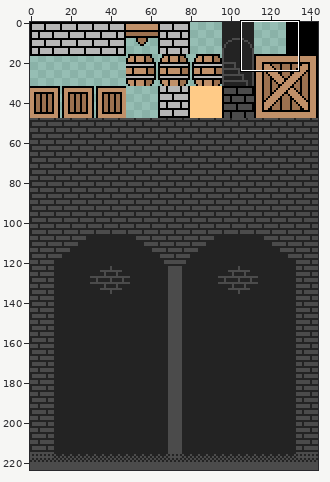
Edited in one commit: sprite sheet (Assets/Tileset/Tileset_Normal.png). Above, an overview of the earlier version with the close-up marked.
Close-up. First the earlier version:
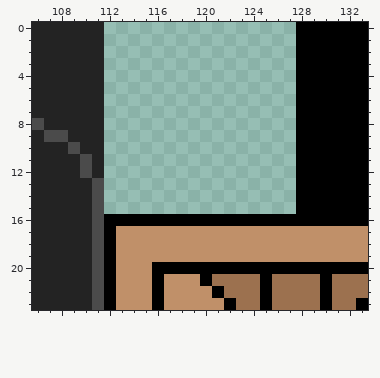
The file is 144x224 pixels. Shown: x 106..133, y 0..23.
The result:
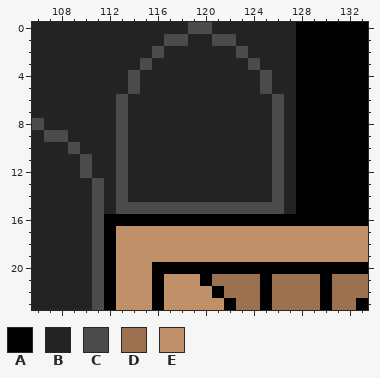
Palette (. is transparent): A #000000  B #232323  C #4b4b4b  D #9c714f  E #c09069
Edits made:
Colour B is added in row 0 at x 112 to 118 and 121 to 127; in row 1 at x 112 to 116, 119 to 120 and 123 to 127; in row 2 at x 112 to 115, 117 to 122 and 124 to 127; in row 3 at x 112 to 114, 116 to 123 and 125 to 127; in rows 4 to 5 at x 112 to 113, 115 to 124 and 126 to 127; in rows 6 to 14 at x 112, 114 to 125 and 127.
Colour B is added in row 15 at x 112 and 127.
Colour C is added in row 0 at x 119 to 120; in row 1 at x 117 to 118 and 121 to 122; in row 2 at x 116 and 123; in row 3 at x 115 and 124; in rows 4 to 5 at x 114 and 125; in rows 6 to 14 at x 113 and 126.
Colour C is added in row 15 at x 113 to 126.
Boxes around the changes in both close-ups, in picture pixels (x1, y1, x2, y2):
added: (104, 22, 296, 214)
